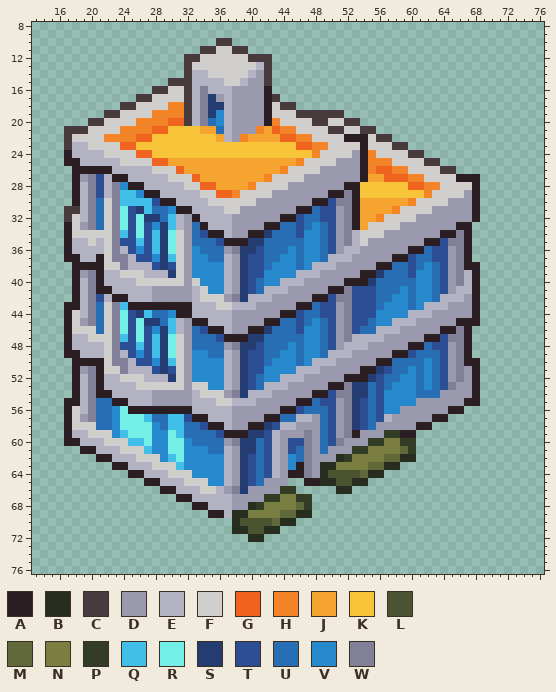
A sprite sheet gets an edit: Assets/Textures/Units/Employees 2.png. This is how it looked before the edit.
The file is 80x80 pixels. Shown: x 13..76, y 8..76.
Palette (. is transparent): A #2a1e23  B #272d1f  C #483b3d  D #9b99ae  E #b3b3c3  F #d1cece  G #f1641f  H #f38428  J #f5a430  K #f8c53a  L #4b5330  M #61683a  N #7a7e40  P #333c24  Q #42bfe8  R #73efe8  S #243c72  T #2b4e95  U #286eb4  V #2789cd  W #827f98
Pixels before (only the part around the change), first column x 13:
39 .....ADWAEEFFFEEESFDVVVVEDSTTVVVVEEEDDDDDAASUUUTVVUTDWEA........
40 .....AEWAEEEEFFFFFFDFVVVEDSTUVVEEEDDDDDAAASUUUUUVVUTDWEA........
41 .....AEWAAEEEEEDDDDDEFVVEDSTUEEEDDDDDAAWTTTUUUVUVVUTDEEA........
42 .....AEWTEAAEEEDDDDDEFFFDWSEEEDDDDDAATWWTTTUUVVUVVUEEEDA........
43 ....AAEWUFWQAAAAAAAAEEEFFEEEDDDDDAAUTTDWTTTUVVVUVEEEDDDA........
44 ....AFEWUFWRTSQUUVAAEEEEEDDDDDDAATUUTTDWTTTVVVVEEEDDDDDA........
45 ....AFDWUFWRTRSSUQEDAAEEEDDDDAAUUTUVUTDWTTUVVEEEDDDDDAAA........
46 ....AFFFUFWRTRTVSQEDUTAAEDDAASUUUTVVUTDWTUUEEEDDDDDAAWA.........
47 ....AEEFFFWQTRTQSRFDUUUTAAASSUUUUUVVUTDWEEEEDDDDDAATWWA.........
48 ....AEEEEFWTTQTQSRFDUUUUDWSSTUUUVUVVUTDEEEDDDDDAAUTTDWA.........
49 ....AAEEEFWETVTQSRFDVVUUEDSTTUUVVUVVUEEEDDDDDAATUUUTDWA.........
50 .....AAAAFWWETTVSQFDVVVVEDSTTUVVVUVEEEDDDDDAAUUUUVUTDWAA........
51 .....ADWAFFWEEETSTFDVVVVEDSTTVVVVEEEDDDDDAASTUUVUVUTDWDA........
52 .....AEWAEEFFFEEESFDVVVVEDSTUVVEEEDDDDDAAASTUUVVUVUTDWDA........
53 .....AEWAEEEEFFFFFFDFFVVEDSTUEEEDDDDDAAWSSUTUVVVUVUTWDDA........
54 .....AEWAAEEEEEDDDDDEFFFDWSEEEDDDDDAATWWSSUTVVVVUUUDDDDA........
55 ....AAEWUUAAEEEDDDDDEEEFFEEEDDDDDAAUTTDWSTUTVVVVDDDDDDAA........
56 ....AFEWUUVRAAAAAAAAEEEEEDDDDDDAATUUUTDWSTUTVVDDDDDDAA..........
57 ....AFDWUUVRRRQUUQQTAAEEEDDDDAAUUEEDUTDWSTUTEDDDDDAA............
58 ....AFFFUUVRRRRVUQQUUTAAEDDAASTEEDDDUTDWSTUDDDDDAA..............
59 ....AEEFFFVQRRRVVRQUUUUTAAASSTEDDDWDUTDWADDDPPAA................
60 ....AAEEEFFFQQRVVRRVUUUUDWSSUTEDTTWDUTWDDDPPNNPP................
61 ......AAEEEFFFQVVRRVVVUUEDSSUTEDTUWDUDDDPPNNNNMP................
62 ........AAEEEFFFVQRVVVVVEDSTUTEDVUWDDDBPNNNNMMBB................
63 ..........AAEEEFFFQVVVVVEDSTUTEDVAWDBBNNNNMMBB..................
64 ............AAEEEFFFVVVVEDSTUTEDAAWDBLLLLMBB....................
65 ..............AAEEEFFFVVEDSTUDDD..AABBLLBB......................
66 ................AAEEEFFEDWSDDDDPP.....BB........................
67 ..................AAEEEEEDDDDPPNNPP.............................
68 ....................AAEEEDDBPNNNNMP.............................
69 ......................AAEBBNNNNMMBB.............................
70 .........................BLLLLMBB...............................
71 .........................BBLLBB.................................
72 ...........................BB...................................
73 ................................................................
74 ................................................................
75 ................................................................
76 ................................................................
Once edited:
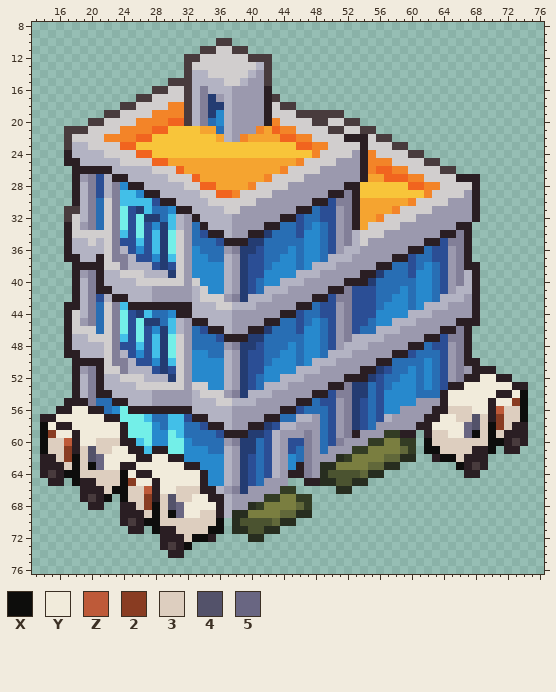
Colours new in this view: X #0d0d0c  Y #f1ebdb  Z #be5a39  2 #893c22  3 #ddcebf  4 #53526a  5 #696682
The edit:
y 51: x 69..70 .. -> AA
y 52: x 67 D -> A; x 69..72 .... -> YYAA
y 53: x 65..74 WDDA...... -> AAYYYYYYAA
y 54: x 64..74 DDDDA...... -> AYYYYYYAAYX
y 55: x 19 E -> A; x 64..74 DDDAA...... -> AYYYYYAYY2X
y 56: x 16 . -> A; x 18..21 FEWU -> YYAA; x 63..74 DDAA........ -> AA333YYAZ33X
y 57: x 14..23 ...AFDWUUV -> AAYYYYYYAA; x 62 D -> A; x 64..74 A.......... -> YY3343A233X
y 58: x 14..16 ... -> XYA; x 18..24 FFFUUVR -> YYYYYYA; x 63..74 ............ -> YYYY543X23AA
y 59: x 14..24 ...AEEFFFVQ -> X2YYAYYYYYA; x 62..74 ............. -> A33YY5X3X3AAA
y 60: x 14..17 ...A -> X33Z; x 19..25 EEEFFFQ -> YY333AA; x 62..74 ............. -> X3333333XXACA
y 61: x 14..26 .....AAEEEFFF -> X332A3433YYAA; x 28..29 VV -> AA; x 62..70 ......... -> XX3333AAX; x 72..73 .. -> AA
y 62: x 14..31 .......AAEEEFFFVQR -> AA32X345YYYYAAYYAA; x 63..69 ....... -> AXX3AAA
y 63: x 14..23 .........A -> AAA3X3X5YY; x 25..33 EEEFFFQVV -> AYYYYYYAA; x 66..69 .... -> XACA
y 64: x 14..25 ...........A -> ACAXX33333XY; x 27..34 EEEFFFVV -> AYYYYYYA; x 67..68 .. -> AA
y 65: x 15..16 .. -> AA; x 18..27 .........A -> XAA333X2YY; x 29..34 EEEFFF -> YYYYYA
y 66: x 19..35 ..........AAEEEFF -> AAA3XX33ZAYY333AA
y 67: x 19..22 .... -> ACAX; x 24..36 .......AAEEEE -> X332A3433YYAA
y 68: x 20..21 .. -> AA; x 24..36 .........AAEE -> AA32X345YYYYA
y 69: x 24..35 ...........A -> AAA3X3X5YY33
y 70: x 24..36 ............. -> ACAXX3333333X
y 71: x 25..26 .. -> AA; x 28..36 ......... -> XAA3333XX
y 72: x 29..35 ....... -> AAA3XXA
y 73: x 29..32 .... -> ACAX
y 74: x 30..31 .. -> AA
Changed places in both pictures, as pixel boxes (x1, y1, x2, y2):
changed: (424, 366, 528, 478)
changed: (40, 398, 224, 558)
